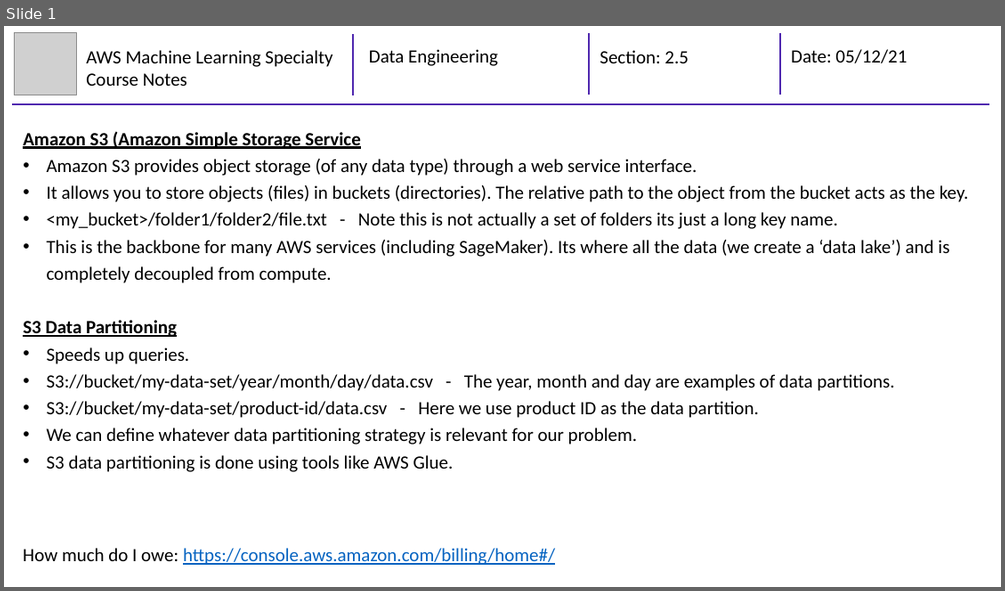
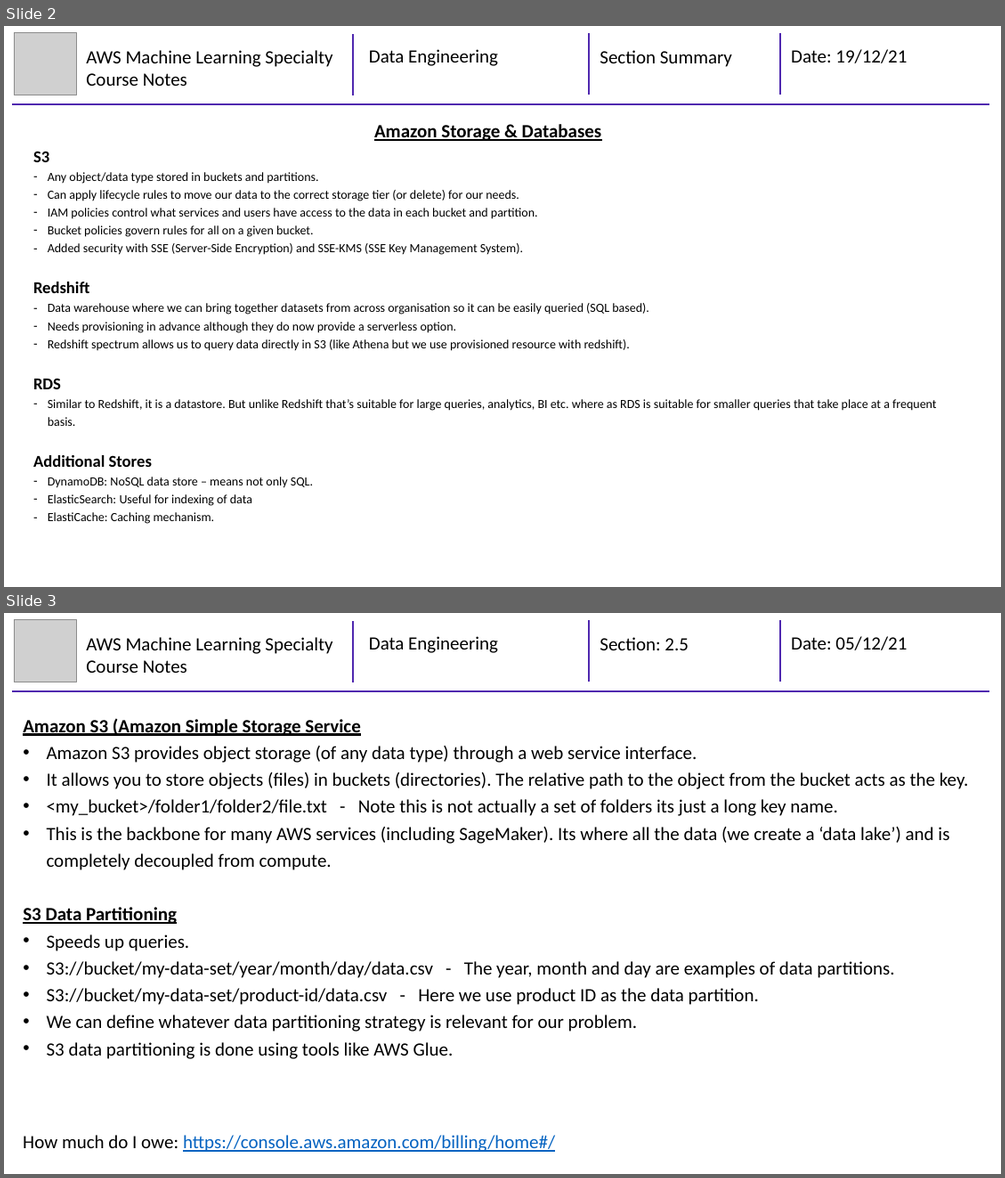
Before and after one commit to mhaythornthwaite/Testing_ML_Algorithms, a slide deck: AWS Machine Learning Specialty/Course Notes/2_MJH_Data_Engineering_Course_Notes.pptx. Shown one above the other, each under a label of ours: slide 1 before the commit, slides 2 and 3 after it. The pictures are 1005x591 and 1005x1178 pixels, drawn with LibreOffice and Linux fonts; fonts in the diff are those of the drawing; grey boxes stand for pictures. Boxes give left, top, right and bottom in pixels: in the first picture for what was removed or moved away, otherwise in the second. Text is boxed around its words. In the diff, an @@ line names an element or a change of style, - is before the commit and + after.

Commit message:
AWS ML - Section 2 Summary

```diff
--- a/AWS Machine Learning Specialty/Course Notes/2_MJH_Data_Engineering_Course_Notes.pptx
+++ b/AWS Machine Learning Specialty/Course Notes/2_MJH_Data_Engineering_Course_Notes.pptx
@@ slide 2 added at (4,26,1001,587), background #FFFFFF @@
@@ group added at (12,33,989,104): 4 lines, 4 texts, 1 picture @@
+AWS Machine Learning Specialty Course Notes
+Data Engineering
+Section Summary
+Date: 19/12/21
@@ text added at (33,124,936,524), 12 pt, text #000000 @@
+Amazon Storage & Databases
+S3
+– Any object/data type stored in buckets and partitions.
+– Can apply lifecycle rules to move our data to the correct storage tier (or delete) for our needs.
+– IAM policies control what services and users have access to the data in each bucket and partition.
+– Bucket policies govern rules for all on a given bucket.
+– Added security with SSE (Server-Side Encryption) and SSE-KMS (SSE Key Management System).
+Redshift
+– Data warehouse where we can bring together datasets from across organisation so it can be easily queried (SQL based).
+– Needs provisioning in advance although they do now provide a serverless option.
+– Redshift spectrum allows us to query data directly in S3 (like Athena but we use provisioned resource with redshift).
+RDS
+– Similar to Redshift, it is a datastore. But unlike Redshift that’s suitable for large queries, analytics, BI etc. where as RDS is suitable for smaller queries that take place at a frequent basis.
+Additional Stores
+– DynamoDB: NoSQL data store – means not only SQL.
+– ElasticSearch: Useful for indexing of data
+– ElastiCache: Caching mechanism.
@@ what was slide 1 is now slide 3 @@
```
Also in this commit, not shown: 10 slides changed, 3 other slides added.
